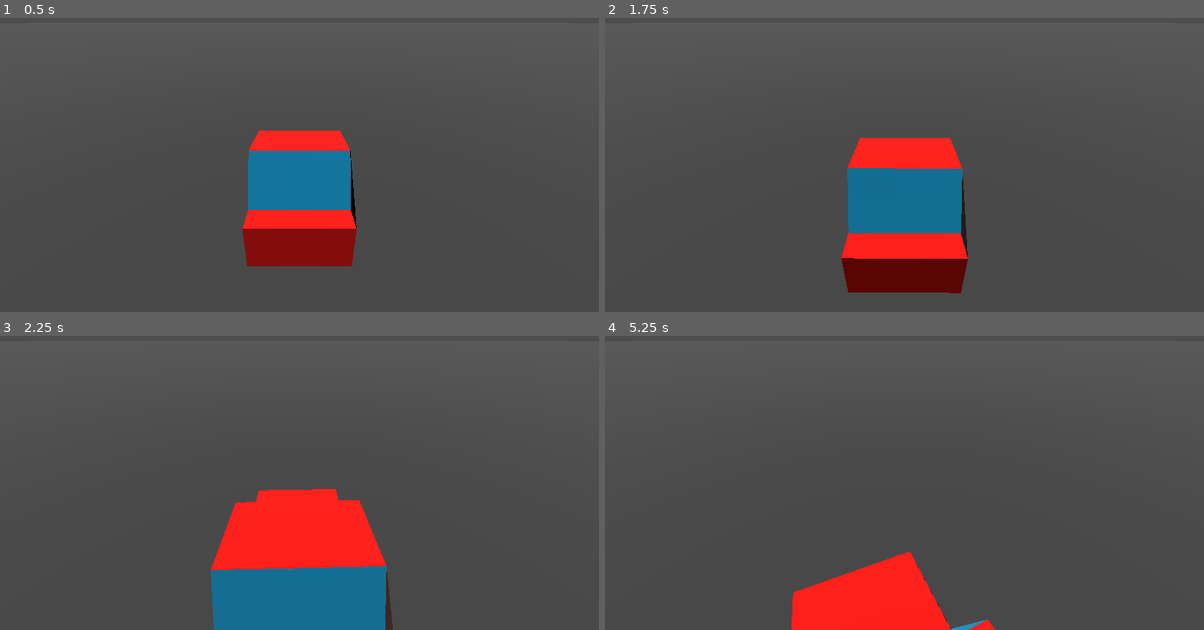
Above: before the commit, frames 1-4 (two rows, left to right).
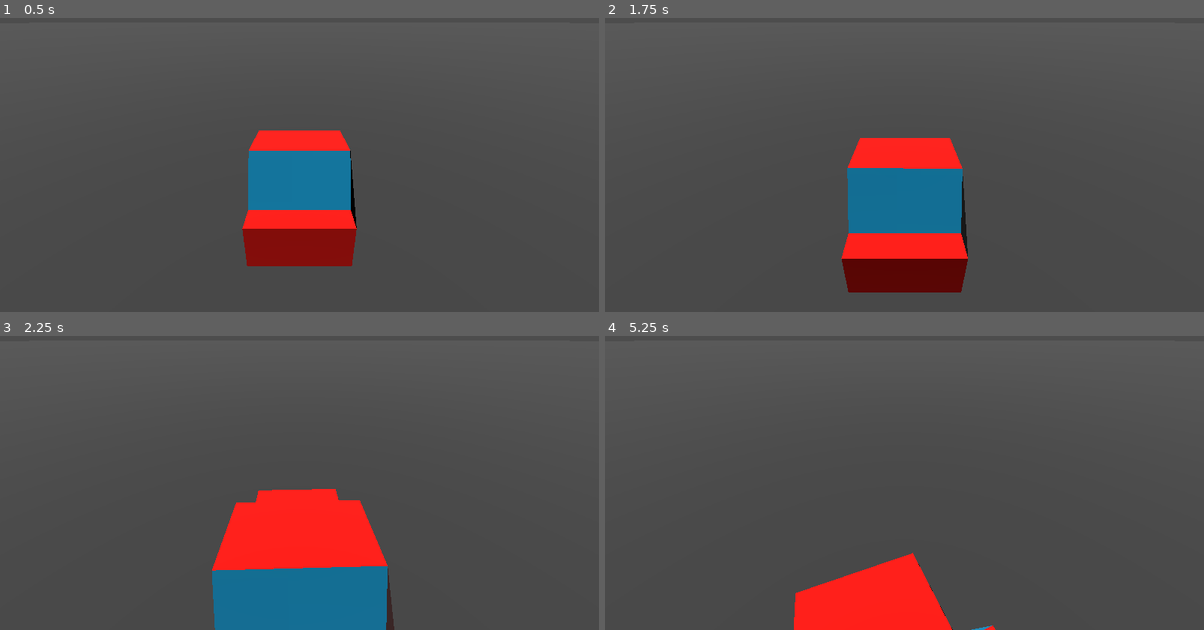
Above: after the commit, the same moments.

Repository: erdemy885/dds
Game: Godot game, scene res://game.tscn
The game is run twice, just before and just after one commit, with the same random seed, the same clock (stepped at 60 frames per second) and the same inputs.
Inputs:
- Up to frame 1 (0.5 s): no input
- Up to frame 2 (1.75 s): hold D (right) 0.53-1.28 s; tap F (drink, bound only after the commit) at 0.6, 1.35 s; hold S (back) from 1.28 s (still down)
- Up to frame 3 (2.25 s): release S (back) at 2.03 s; hold D (right) from 2.03 s (still down); tap F (drink, bound only after the commit) at 2.1 s
- Up to frame 4 (5.25 s): release D (right) at 2.78 s; hold W (forward) 2.78-3.53 s; tap F (drink, bound only after the commit) every 0.75 s from 2.85 to 5.1 s; hold A (left) 3.53-5.03 s; hold S (back) from 5.03 s (still down)

Frame 1 is identical in both runs. In frame 2, less than 0.1% of the frame differs, in the area x 39-61%, y 42-94%; in frame 3, 0.2%; in frame 4, 0.4%, in the area x 31-66%, y 73-100%.

Commit message:
bind F to drinking

Diff:
--- a/game.tscn
+++ b/game.tscn
@@ -27,7 +27,7 @@
 transform = Transform3D(1, 0, 0, 0, -4.37114e-08, 1, 0, -1, -4.37114e-08, 0, 15.5038, 0)
 
 [node name="Camera3D" type="Camera3D" parent="."]
-transform = Transform3D(-3.78552e-08, 0.5, -0.866025, 2.18557e-08, 0.866025, 0.5, 1, 0, -4.37114e-08, -9, 10, 0)
+transform = Transform3D(-3.78552e-08, 0.5, -0.866025, 2.18557e-08, 0.866025, 0.5, 1, 1.95399e-14, -4.37114e-08, -9, 10, 0)
 
 [node name="player" parent="." instance=ExtResource("1_h3wr8")]
 transform = Transform3D(1, 0, 0, 0, 1, 0, 0, 0, 1, 0, 4.72397, 0)
--- a/project.godot
+++ b/project.godot
@@ -43,5 +43,6 @@
 }
 drink={
 "deadzone": 0.5,
-"events": []
+"events": [Object(InputEventKey,"resource_local_to_scene":false,"resource_name":"","device":-1,"window_id":0,"alt_pressed":false,"shift_pressed":false,"ctrl_pressed":false,"meta_pressed":false,"pressed":false,"keycode":0,"physical_keycode":70,"key_label":0,"unicode":102,"echo":false,"script":null)
+]
 }
